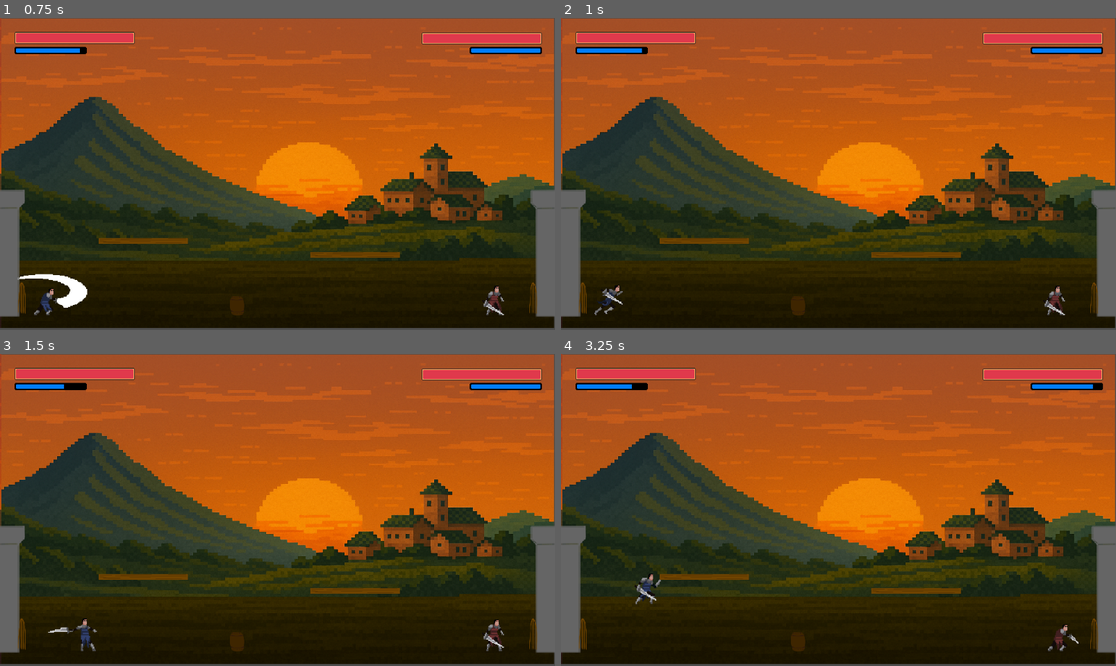
Above: before the commit, frames 1-4 (two rows, left to right).
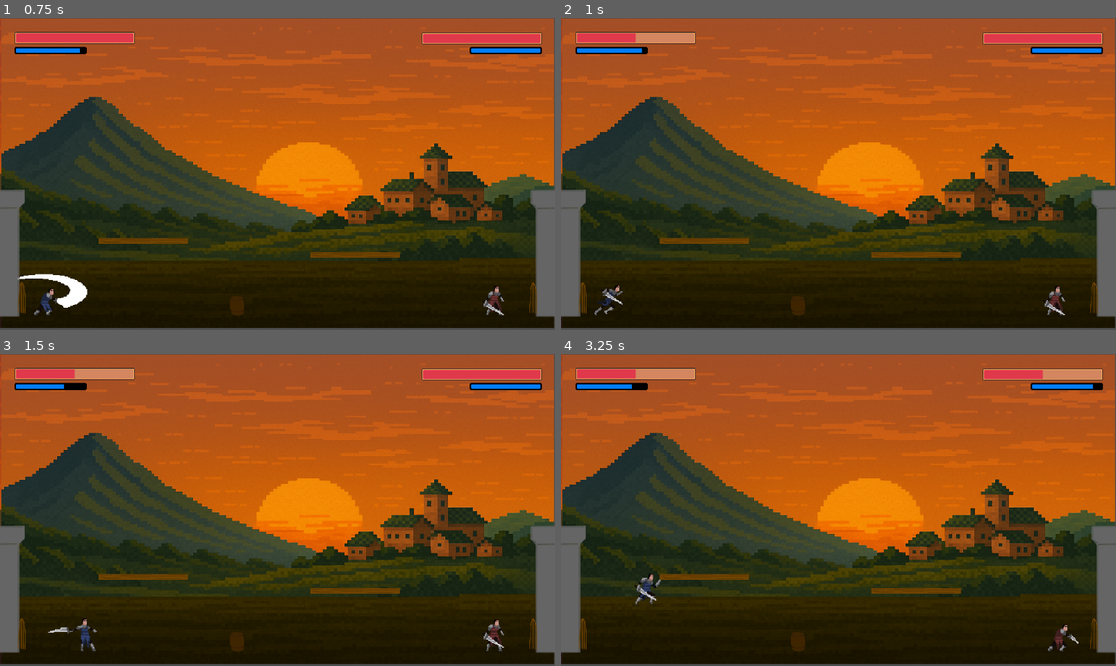
Above: after the commit, the same moments.

Repository: StandOffGameDevelopment/Standoff
Game: Godot game, scene res://Scenes/Elements/game.tscn
Same seed, same stepped clock (60 frames per second), same inputs: the game is played once before the commit and once after it.
Inputs:
- Up to frame 1 (0.75 s): hold D (P1_MoveRight) from 0.53 s (still down); hold X (P1_AttackFront) from 0.53 s (still down)
- Up to frame 2 (1 s): keep holding D (P1_MoveRight); keep holding X (P1_AttackFront); tap W (P1_Jump) at 0.77 s
- Up to frame 3 (1.5 s): keep holding D (P1_MoveRight); release X (P1_AttackFront) at 1.28 s; tap V (P1_AttackHeavy) at 1.35 s
- Up to frame 4 (3.25 s): tap W (P1_Jump) at 1.52, 3.02 s; release D (P1_MoveRight) at 2.03 s; hold A (P1_MoveLeft) 2.03-2.78 s; hold , (P2_AttackBack) 2.03-2.78 s; hold D (P1_MoveRight) from 2.78 s (still down); tap M (P2_AttackFront) at 2.85 s

Frame 1 is identical in both runs. In frame 2, 0.3% of the frame differs, in the area x 13-25%, y 4-8%; in frame 3, 0.3%; in frame 4, 0.6%, in the area x 13-98%, y 4-9%.

Commit message:
Added collision shapes
Moved all the scripts into one file. Made all the scenes to have the name with capital letter. Added the Heavy attack to player 1

Diff:
--- a/Scenes/Elements/Door.tscn
+++ b/Scenes/Elements/Door.tscn
@@ -1,6 +1,6 @@
 [gd_scene load_steps=4 format=3 uid="uid://dpi78oydhbfrn"]
 
-[ext_resource type="Script" uid="uid://p52jl6rbh7va" path="res://Scenes/Scripts/door.gd" id="1_gtwl0"]
+[ext_resource type="Script" uid="uid://p52jl6rbh7va" path="res://Scripts/door.gd" id="1_gtwl0"]
 
 [sub_resource type="RectangleShape2D" id="RectangleShape2D_rinm7"]
 size = Vector2(39, 34)
--- a/Scenes/Elements/Player1.tscn
+++ b/Scenes/Elements/Player1.tscn
@@ -7,8 +7,9 @@
 [ext_resource type="Texture2D" uid="uid://b866f21eevnwh" path="res://Assets/Players/Human Blue/Attack2.png" id="3_i047d"]
 [ext_resource type="Texture2D" uid="uid://c0inr6lbnbq4d" path="res://Assets/Players/Human Blue/Run.png" id="4_2ale3"]
 [ext_resource type="Texture2D" uid="uid://bg7fpmqobf77i" path="res://Assets/Players/Human Blue/Attack3.png" id="4_nfvtw"]
-[ext_resource type="Script" uid="uid://cj0tcig64410r" path="res://Scenes/Scripts/Health.gd" id="8_lb10h"]
-[ext_resource type="Script" uid="uid://ddh2hsnlqy7t3" path="res://Scenes/Scripts/Hitbox2D.gd" id="9_4qbo6"]
+[ext_resource type="Script" uid="uid://dtk7qvxcueliy" path="res://Scripts/Hurtbox2D.gd" id="8_4qbo6"]
+[ext_resource type="Script" uid="uid://cj0tcig64410r" path="res://Scripts/Health.gd" id="8_lb10h"]
+[ext_resource type="Script" uid="uid://ddh2hsnlqy7t3" path="res://Scripts/Hitbox2D.gd" id="9_4qbo6"]
 
 [sub_resource type="AtlasTexture" id="AtlasTexture_krxlo"]
 atlas = ExtResource("3_i047d")
@@ -271,28 +272,60 @@
 [node name="AnimatedSprite2D" type="AnimatedSprite2D" parent="." groups=["player"]]
 scale = Vector2(1.2, 1.2)
 sprite_frames = SubResource("SpriteFrames_hgfcu")
-animation = &"Idle"
+animation = &"HeavySlash"
 autoplay = "Idle"
+frame = 3
 
 [node name="Collision" type="CollisionShape2D" parent="."]
 position = Vector2(1.5, 0)
 shape = SubResource("RectangleShape2D_i047d")
 
-[node name="Area2D" type="Area2D" parent="."]
+[node name="Hurtboxes" type="Node2D" parent="."]
+
+[node name="Idle" type="Area2D" parent="Hurtboxes"]
+visible = false
+collision_layer = 8
+collision_mask = 4
+script = ExtResource("8_4qbo6")
+
+[node name="Shape" type="CollisionPolygon2D" parent="Hurtboxes/Idle"]
+polygon = PackedVector2Array(-15, 4, -6, -15, 0, -17, 0, -24, 8, -24, 8, -15, 15, 0, 7, -7, 7, -2, 12, 9, 13, 23, 7, 23, 6, 15, -4, 14, -7, 22, -11, 22, -9, 7)
+
+[node name="Run" type="Area2D" parent="Hurtboxes"]
+visible = false
+collision_layer = 8
+collision_mask = 4
+script = ExtResource("8_4qbo6")
+
+[node name="Shape" type="CollisionPolygon2D" parent="Hurtboxes/Run"]
+polygon = PackedVector2Array(-16, 23, -20, 19, 2, -10, -1, -12, -5, -8, -7, -10, 0, -18, 10, -13, 10, -21, 17, -21, 18, -13, 23, -13, 23, -10, 10, -3, 6, 4, 12, 10, 1, 21)
+
+[node name="Hitbox" type="Node2D" parent="."]
+
+[node name="FrontSlash" type="Area2D" parent="Hitbox"]
+visible = false
 collision_layer = 4
 collision_mask = 8
 script = ExtResource("9_4qbo6")
 
-[node name="Hit" type="CollisionPolygon2D" parent="Area2D"]
+[node name="Shape" type="CollisionPolygon2D" parent="Hitbox/FrontSlash"]
+position = Vector2(1, 27)
 polygon = PackedVector2Array(-51, -50, -33, -60, -6, -64, 20, -64, 44, -59, 60, -51, 67, -42, 67, -33, 58, -23, 38, -15, 31, -16, 22, -25)
 
-[node name="Area2D2" type="Area2D" parent="."]
+[node name="BackSlash" type="Area2D" parent="Hitbox"]
+visible = false
 collision_layer = 4
 collision_mask = 8
 script = ExtResource("9_4qbo6")
 
-[node name="CollisionPolygon2D2" type="CollisionPolygon2D" parent="Area2D2"]
+[node name="Shape" type="CollisionPolygon2D" parent="Hitbox/BackSlash"]
+position = Vector2(0, 27)
 polygon = PackedVector2Array(42, -19, 57, -29, 62, -37, 58, -47, 45, -53, -5, -53, -20, -45, -30, -34, -39, -20, -54, -26, -62, -35, -62, -44, -51, -55, -29, -63, -11, -65, 17, -65, 42, -61, 58, -53, 67, -43, 67, -35, 58, -26)
+
+[node name="HeavySlash" type="Area2D" parent="Hitbox"]
+
+[node name="Shape" type="CollisionPolygon2D" parent="Hitbox/HeavySlash"]
+polygon = PackedVector2Array(-45, -27, -34, -35, -21, -40, -1, -41, 20, -34, 34, -17, 34, 0, 28, 9, 28, 15, 46, 23, 53, 21, 70, 8, 79, -11, 78, -29, 66, -46, 43, -60, 19, -64, -3, -62, -26, -52, -39, -39)
 
 [node name="Health" type="Node2D" parent="."]
 script = ExtResource("8_lb10h")
--- a/Scenes/Elements/Player2.tscn
+++ b/Scenes/Elements/Player2.tscn
@@ -8,9 +8,9 @@
 [ext_resource type="Texture2D" uid="uid://ch6v8sjw0q47" path="res://Assets/Players/Human Red/IdleRed.png" id="4_7m8ro"]
 [ext_resource type="Texture2D" uid="uid://crljr63oscbkm" path="res://Assets/Players/Human Red/JumpRed.png" id="5_niw6a"]
 [ext_resource type="Texture2D" uid="uid://bi56v70wxtvvd" path="res://Assets/Players/Human Red/RunRed.png" id="6_sqc4o"]
-[ext_resource type="Script" uid="uid://dtk7qvxcueliy" path="res://Scenes/Scripts/Hurtbox2D.gd" id="8_23m6j"]
-[ext_resource type="Script" uid="uid://cj0tcig64410r" path="res://Scenes/Scripts/Health.gd" id="8_cwgl2"]
-[ext_resource type="Script" uid="uid://ddh2hsnlqy7t3" path="res://Scenes/Scripts/Hitbox2D.gd" id="8_q3lmw"]
+[ext_resource type="Script" uid="uid://dtk7qvxcueliy" path="res://Scripts/Hurtbox2D.gd" id="8_23m6j"]
+[ext_resource type="Script" uid="uid://cj0tcig64410r" path="res://Scripts/Health.gd" id="8_cwgl2"]
+[ext_resource type="Script" uid="uid://ddh2hsnlqy7t3" path="res://Scripts/Hitbox2D.gd" id="8_q3lmw"]
 
 [sub_resource type="AtlasTexture" id="AtlasTexture_nfgwa"]
 atlas = ExtResource("2_0bobp")
@@ -341,10 +341,12 @@
 [node name="P2AnimatedSprite2D" type="AnimatedSprite2D" parent="." groups=["player"]]
 scale = Vector2(1.2, 1.2)
 sprite_frames = SubResource("SpriteFrames_oixfn")
-animation = &"Death"
+animation = &"HeavySlash"
 autoplay = "Idle"
+frame = 3
 
 [node name="Collision" type="CollisionShape2D" parent="."]
+visible = false
 position = Vector2(1.4999995, 8.34465e-07)
 scale = Vector2(1.2, 1.2)
 shape = SubResource("RectangleShape2D_0bobp")
@@ -353,40 +355,49 @@
 visible = false
 
 [node name="Idle" type="Area2D" parent="Hurtboxes"]
+visible = false
 collision_layer = 8
 collision_mask = 4
 script = ExtResource("8_23m6j")
 
-[node name="CollisionPolygon2D" type="CollisionPolygon2D" parent="Hurtboxes/Idle"]
+[node name="Shape" type="CollisionPolygon2D" parent="Hurtboxes/Idle"]
 polygon = PackedVector2Array(-15, 4, -6, -15, 0, -17, 0, -24, 8, -24, 8, -15, 15, 0, 7, -7, 7, -2, 12, 9, 13, 23, 7, 23, 6, 15, -4, 14, -7, 22, -11, 22, -9, 7)
 
 [node name="Run" type="Area2D" parent="Hurtboxes"]
+visible = false
 collision_layer = 8
 collision_mask = 4
 script = ExtResource("8_23m6j")
 
-[node name="CollisionPolygon2D" type="CollisionPolygon2D" parent="Hurtboxes/Run"]
+[node name="Shape" type="CollisionPolygon2D" parent="Hurtboxes/Run"]
 polygon = PackedVector2Array(-16, 23, -20, 19, 2, -10, -1, -12, -5, -8, -7, -10, 0, -18, 10, -13, 10, -21, 17, -21, 18, -13, 23, -13, 23, -10, 10, -3, 6, 4, 12, 10, 1, 21)
 
 [node name="Hitboxes" type="Node2D" parent="."]
 
-[node name="Hit Front Slash" type="Area2D" parent="Hitboxes"]
+[node name="FrontSlash" type="Area2D" parent="Hitboxes"]
 visible = false
 collision_layer = 4
 collision_mask = 8
 script = ExtResource("8_q3lmw")
 
-[node name="Shape" type="CollisionPolygon2D" parent="Hitboxes/Hit Front Slash"]
+[node name="Shape" type="CollisionPolygon2D" parent="Hitboxes/FrontSlash"]
+position = Vector2(0, 27)
 polygon = PackedVector2Array(-51, -50, -33, -60, -6, -64, 20, -64, 44, -59, 60, -51, 67, -42, 67, -33, 58, -23, 38, -15, 31, -16, 22, -25)
 
-[node name="Hit Back Slash" type="Area2D" parent="Hitboxes"]
+[node name="BackSlash" type="Area2D" parent="Hitboxes"]
 visible = false
 collision_layer = 4
 collision_mask = 8
 script = ExtResource("8_q3lmw")
 
-[node name="Shape" type="CollisionPolygon2D" parent="Hitboxes/Hit Back Slash"]
+[node name="Shape" type="CollisionPolygon2D" parent="Hitboxes/BackSlash"]
+position = Vector2(0, 27)
 polygon = PackedVector2Array(42, -19, 57, -29, 62, -37, 58, -47, 45, -53, -5, -53, -20, -45, -30, -34, -39, -20, -54, -26, -62, -35, -62, -44, -51, -55, -29, -63, -11, -65, 17, -65, 42, -61, 58, -53, 67, -43, 67, -35, 58, -26)
+
+[node name="HeavySlash" type="Area2D" parent="Hitboxes"]
+
+[node name="Shape" type="CollisionPolygon2D" parent="Hitboxes/HeavySlash"]
+polygon = PackedVector2Array(-45, -27, -34, -35, -21, -40, -1, -41, 20, -34, 34, -17, 34, 0, 28, 9, 28, 15, 46, 23, 53, 21, 70, 8, 79, -11, 78, -29, 66, -46, 43, -60, 19, -64, -3, -62, -26, -52, -39, -39)
 
 [node name="Health" type="Node2D" parent="."]
 script = ExtResource("8_cwgl2")
--- a/Scenes/Elements/Tower.tscn
+++ b/Scenes/Elements/Tower.tscn
@@ -1,8 +1,8 @@
 [gd_scene load_steps=5 format=3 uid="uid://ciah68p2yvkb2"]
 
-[ext_resource type="Script" uid="uid://cxfq2w60q23d7" path="res://Scenes/Elements/tower.gd" id="1_cvrfc"]
+[ext_resource type="Script" uid="uid://cxfq2w60q23d7" path="res://Scripts/tower.gd" id="1_cvrfc"]
 [ext_resource type="Texture2D" uid="uid://cxowt12e0f4ri" path="res://Assets/Buildings/tower.png" id="1_ry8d0"]
-[ext_resource type="PackedScene" uid="uid://d0gbmixtmroop" path="res://Scenes/Elements/gate.tscn" id="2_4yjk7"]
+[ext_resource type="PackedScene" uid="uid://d0gbmixtmroop" path="res://Scenes/Elements/Gate.tscn" id="2_4yjk7"]
 
 [sub_resource type="RectangleShape2D" id="RectangleShape2D_jwwul"]
 size = Vector2(10, 300)
--- a/Scenes/Elements/game.tscn
+++ b/Scenes/Elements/game.tscn
@@ -2,7 +2,7 @@
 
 [ext_resource type="PackedScene" uid="uid://cub3lwbt8kllt" path="res://Scenes/Elements/Player2.tscn" id="2_opd45"]
 [ext_resource type="PackedScene" uid="uid://bgkbc1eu3v66" path="res://Scenes/Elements/Player1.tscn" id="3_djjig"]
-[ext_resource type="Script" uid="uid://ccmisscxyofpe" path="res://Scenes/Elements/camera_2d.gd" id="3_eoh32"]
+[ext_resource type="Script" uid="uid://ccmisscxyofpe" path="res://Scripts/camera_2d.gd" id="3_eoh32"]
 [ext_resource type="Texture2D" uid="uid://bo558yj0hlgrb" path="res://Assets/Background/MiddleMap.png" id="4_5h5jd"]
 [ext_resource type="Texture2D" uid="uid://dogx411xxn5bp" path="res://Assets/Background/RightMap.png" id="5_tpg7m"]
 [ext_resource type="AudioStream" uid="uid://cuopgl2rrmmag" path="res://Assets/Music/LatinB16.mp3" id="5_w5dpc"]
--- a/Scenes/Elements/gate.tscn
+++ b/Scenes/Elements/gate.tscn
@@ -1,14 +1,14 @@
 [gd_scene load_steps=4 format=3 uid="uid://d0gbmixtmroop"]
 
-[ext_resource type="Texture2D" uid="uid://cyn8i2uqmultn" path="res://Assets/Buildings/gate.png" id="1_1lkl7"]
-[ext_resource type="Script" uid="uid://dp8aafy64f01x" path="res://Scenes/Scripts/gate.gd" id="1_hn85u"]
+[ext_resource type="Script" uid="uid://dp8aafy64f01x" path="res://Scripts/gate.gd" id="1_6tf1w"]
+[ext_resource type="Texture2D" uid="uid://cyn8i2uqmultn" path="res://Assets/Buildings/gate.png" id="2_tf4pe"]
 
 [sub_resource type="RectangleShape2D" id="RectangleShape2D_t224d"]
 size = Vector2(10, 45)
 
 [node name="Gate" type="Node2D"]
 z_index = 2
-script = ExtResource("1_hn85u")
+script = ExtResource("1_6tf1w")
 
 [node name="StaticBody2D" type="StaticBody2D" parent="."]
 
--- a/Scenes/Scripts/Hitbox2D.gd
+++ b/Scripts/Hitbox2D.gd
@@ -18,8 +18,8 @@
 	monitoring  = false
 
 	# Ensure we actually have an enabled shape
-	var cs := get_node_or_null("CollisionShape2D")
-	if cs and cs is CollisionShape2D:
+	var cs := get_node_or_null("Shape")
+	if cs is CollisionShape2D:
 		if cs.shape == null:
 			push_warning("[HITBOX] %s has NO shape set. Add a CollisionShape2D shape." % [name])
 		cs.set_deferred("disabled", false)
--- a/Scenes/Scripts/Hurtbox2D.gd
+++ b/Scripts/Hurtbox2D.gd
@@ -71,17 +71,6 @@
 
 	_apply_damage_and_emit(dmg, instigator, kb, stun_ms, i_frames)
 
-	# Fallbacks if a non-standard hitbox touches us
-	# (Uncomment if you have legacy hitboxes without get_payload/is_hitbox)
-	# var inst_fallback: Node = null
-	# if area.has_method("get"): inst_fallback = area.get("instigator") as Node
-	# var dmg_fallback: int = 0
-	# if area.has_method("get"):
-	#     var v = area.get("damage")
-	#     if typeof(v) in [TYPE_INT, TYPE_FLOAT]: dmg_fallback = int(v)
-	# if dmg_fallback > 0 and instigator == null:
-	#     _apply_damage_and_emit(dmg_fallback, inst_fallback, Vector2.ZERO, 0, 0.0)
-
 func _apply_damage_and_emit(dmg: int, instigator: Node, kb: Vector2, stun_ms: int, i_frames: float) -> void:
 	if dmg <= 0 or not health:
 		return
--- a/Scripts/player_1.gd
+++ b/Scripts/player_1.gd
@@ -13,8 +13,8 @@
 const JUMP_VELOCITY := -400.0
 
 @onready var p1_sprite: AnimatedSprite2D = $AnimatedSprite2D
-@onready var hit_front: Hitbox2D = $Area2D
-@onready var hit_back: Hitbox2D = $Area2D2
+@onready var hit_front: Hitbox2D = $Hitbox/FrontSlash
+@onready var hit_back: Hitbox2D = $Hitbox/BackSlash
 @onready var health: Health = $Health
 
 var _attack_anims := { "FrontSlash": true, "BackSlash": true, "HeavySlash": true }
--- a/Scripts/player_2.gd
+++ b/Scripts/player_2.gd
@@ -8,14 +8,14 @@
 signal staminaChange(current: int, max: int)
 
 #@onready var p2_sprite: AnimatedSprite2D = $P2AnimatedSprite2D
-@onready var hit_front: Hitbox2D = $"Hitboxes/Hit Front Slash"
-@onready var hit_back:  Hitbox2D = $"Hitboxes/Hit Back Slash"   # ok if this node doesn't exist
+@onready var hit_front: Hitbox2D = $"Hitboxes/FrontSlash"
+@onready var hit_back:  Hitbox2D = $"Hitboxes/BackSlash"   # ok if this node doesn't exist
 @onready var health: Health = $Health
 
 @onready var hb_idle: Hurtbox2D = $Hurtboxes/Idle
 @onready var hb_run:  Hurtbox2D = $Hurtboxes/Run
 
-@onready var body_shape: CollisionShape2D = $Player2/Collision # adjust path if different
+@onready var body_shape: CollisionShape2D = $Collision # adjust path if different
 
 
 
Not shown: 1 places in Scenes/Elements/Player1.tscn that only renumber resources
Not shown: 1 places in Scenes/Elements/gate.tscn that only renumber resources
Empty file removed: Scenes/Scripts/Camera2d.gd
Empty file added: Scenes/Scripts/game.gd
Empty file added: Scripts/Camera2d.gd
Renamed: Scenes/Scripts/Camera2d.gd.uid -> Scripts/Camera2d.gd.uid
Renamed: Scenes/Scripts/Health.gd -> Scripts/Health.gd
Renamed: Scenes/Scripts/Health.gd.uid -> Scripts/Health.gd.uid
Renamed: Scenes/Scripts/Hitbox2D.gd.uid -> Scripts/Hitbox2D.gd.uid
Renamed: Scenes/Scripts/Hurtbox2D.gd.uid -> Scripts/Hurtbox2D.gd.uid
Renamed: Scenes/Elements/camera_2d.gd -> Scripts/camera_2d.gd
Renamed: Scenes/Elements/camera_2d.gd.uid -> Scripts/camera_2d.gd.uid
(and 8 more such lines)
